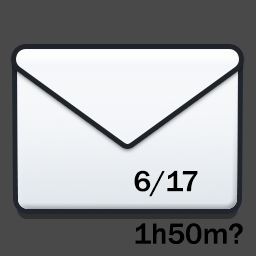
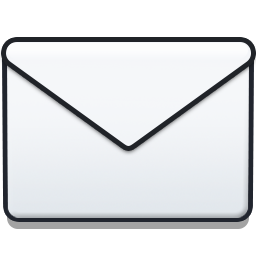
Layer changes from the first 256px x 256px image to the second:
hid "6/17 1h50m?" over box(134, 170, 243, 244)
added group "delete" with 6 layers above "Group 1" over box(6, 42, 251, 229)
added layer "Layer 3" (1st of 2, in "delete") (86%) in group "delete" over box(7, 42, 250, 144)
added layer "Rounded Rectangle 2" (1st of 2, in "delete") (lighter color, 74%) in group "delete" over box(7, 43, 248, 61)
added layer "Polygon 1" (1st of 2, in "delete") in group "delete" over box(6, 42, 251, 146)
added layer "Layer 2" (1st of 2, in "delete") in group "delete" over box(7, 48, 249, 218)
added layer "Rounded Rectangle 1" (1st of 2, in "delete") in group "delete" over box(7, 48, 249, 217)
added layer "Rounded Rectangle 1 copy" (1st of 2, in "delete") (36%) in group "delete" over box(7, 198, 249, 229)
hid group "Group 1" (6 layers) over box(16, 49, 239, 219)
hid "Background" over box(0, 0, 256, 256)
